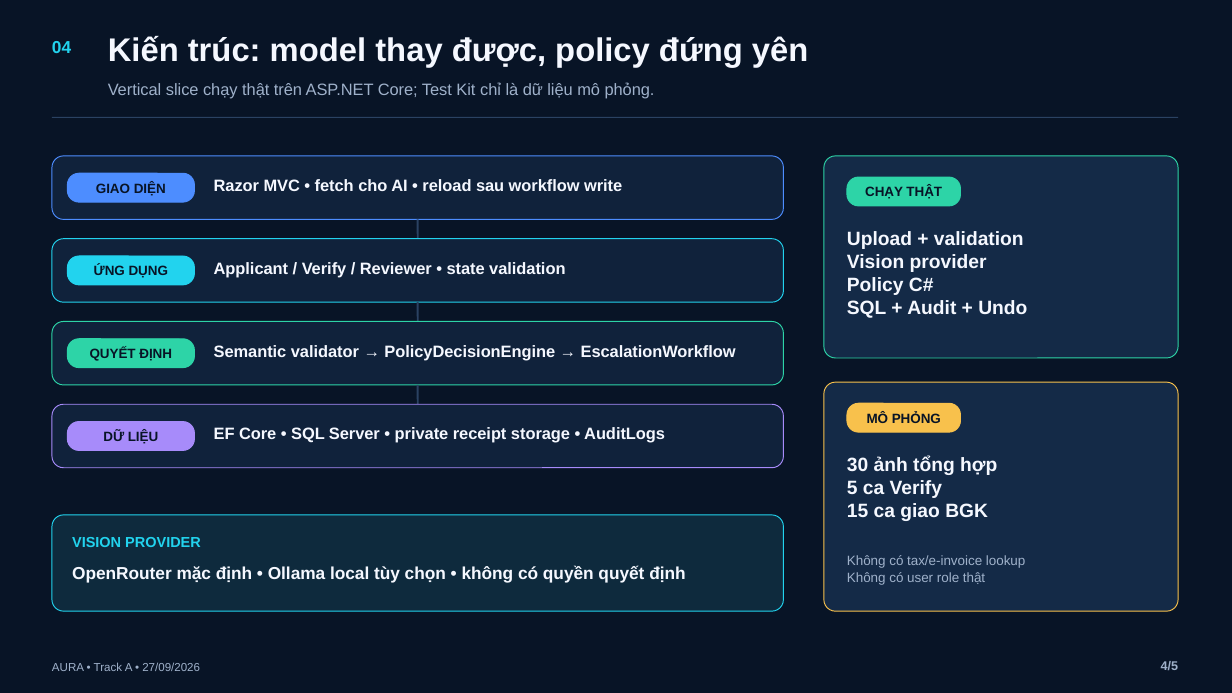
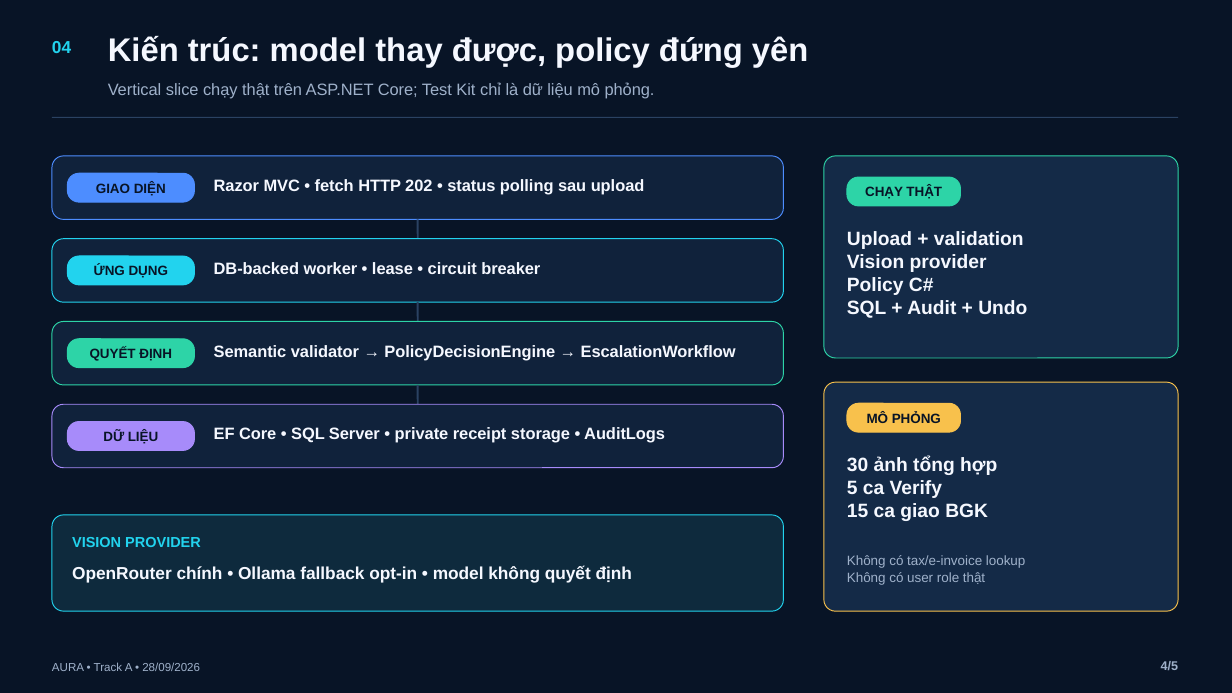
Before and after one commit to BondPhuPhamzZ/AURA, a slide deck: slide 4 of AURA/submission/AURA_5_SLIDES.pptx. Drawn at 1232x693 pixels with LibreOffice and Linux fonts; fonts in the diff are those of the drawing. Boxes give left, top, right and bottom in pixels: in the first picture for what was removed or moved away, otherwise in the second. Text is boxed around its words. In the diff, an @@ line names an element or a change of style, - is before the commit and + after.

```diff
--- a/AURA/submission/AURA_5_SLIDES.pptx
+++ b/AURA/submission/AURA_5_SLIDES.pptx
@@ text at (214,179,645,195): text changed @@
-Razor MVC • fetch cho AI • reload sau workflow write
+Razor MVC • fetch HTTP 202 • status polling sau upload
@@ text at (214,262,540,274): text changed @@
-Applicant / Verify / Reviewer • state validation
+DB-backed worker • lease • circuit breaker
@@ text at (72,565,632,583): text changed @@
-OpenRouter mặc định • Ollama local tùy chọn • không có quyền quyết định
+OpenRouter chính • Ollama fallback opt-in • model không quyết định
@@ text at (52,662,200,671): text changed @@
-AURA • Track A • 27/09/2026
+AURA • Track A • 28/09/2026
```
Also in this commit, not shown: 4 other slides changed, 16 other files.
